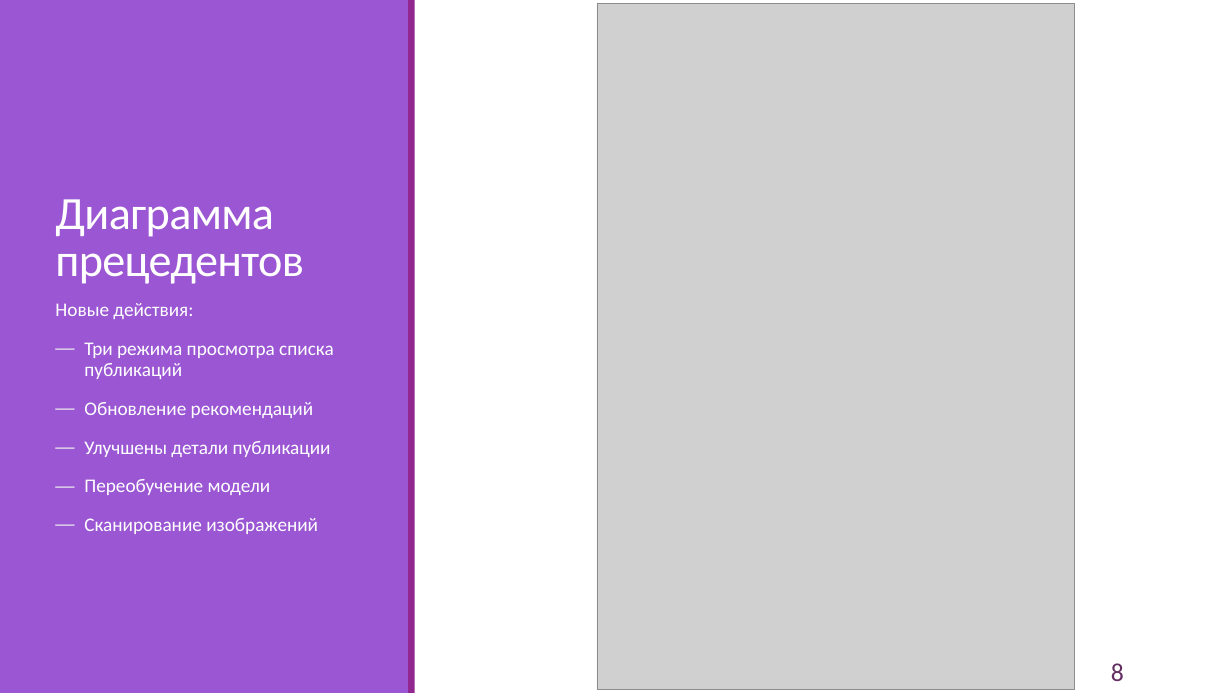
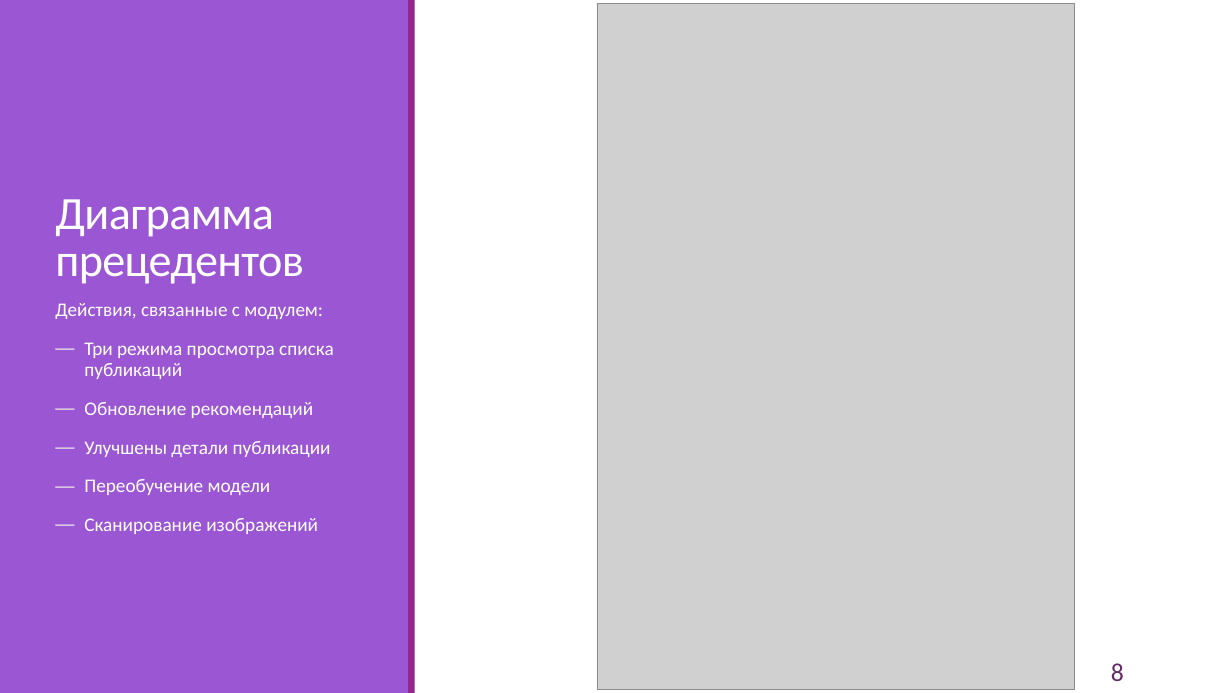
Before and after one commit to ShutovaTE/AG-Diploma, a slide deck: slide 8 of Документы/ШутоваТЕ_ВКР_Презентация.pptx. Drawn at 1232x693 pixels with LibreOffice and Linux fonts; fonts in the diff are those of the drawing; grey boxes stand for pictures. Boxes give left, top, right and bottom in pixels: in the first picture for what was removed or moved away, otherwise in the second. Text is boxed around its words. In the diff, an @@ line names an element or a change of style, - is before the commit and + after.

```diff
--- a/Документы/ШутоваТЕ_ВКР_Презентация.pptx
+++ b/Документы/ШутоваТЕ_ВКР_Презентация.pptx
@@ text at [55, 303, 323, 319]: text changed @@
-Новые действия:
+Действия, связанные с модулем:
```
Also in this commit, not shown: 4 other slides changed, 1 slide added, 1 slide removed, 16 other files.
